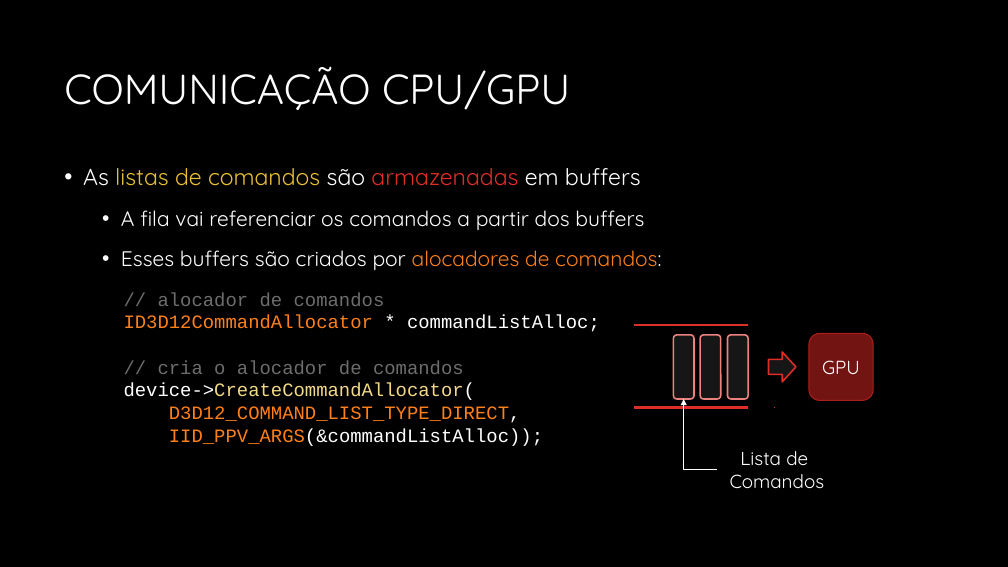
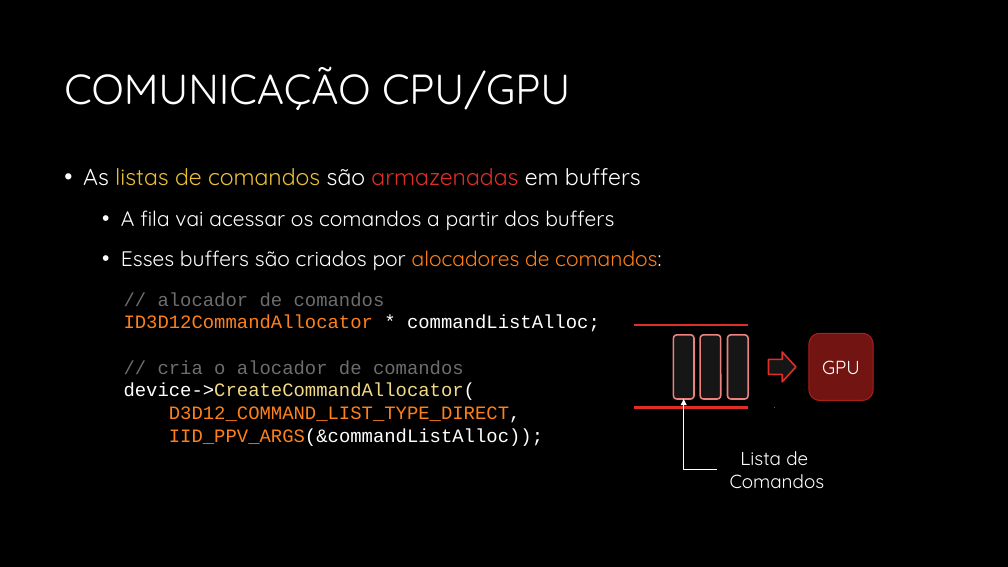
Before and after one commit to JudsonSS/CG, a slide deck: slide 21 of Slides/05. Infraestrutura do DirectX.pptx. Drawn at 1008x567 pixels with LibreOffice and Linux fonts; fonts in the diff are those of the drawing; background and template pictures are left out. Boxes give left, top, right and bottom in pixels: in the first picture for what was removed or moved away, otherwise in the second. Text is boxed around its words. In the diff, an @@ line names an element or a change of style, - is before the commit and + after.

```diff
--- a/Slides/05. Infraestrutura do DirectX.pptx
+++ b/Slides/05. Infraestrutura do DirectX.pptx
@@ text at [121, 210, 614, 230]: text changed @@
-  • A fila vai referenciar os comandos a partir dos buffers
+  • A fila vai acessar os comandos a partir dos buffers
```
Also in this commit, not shown: 5 other slides changed.
